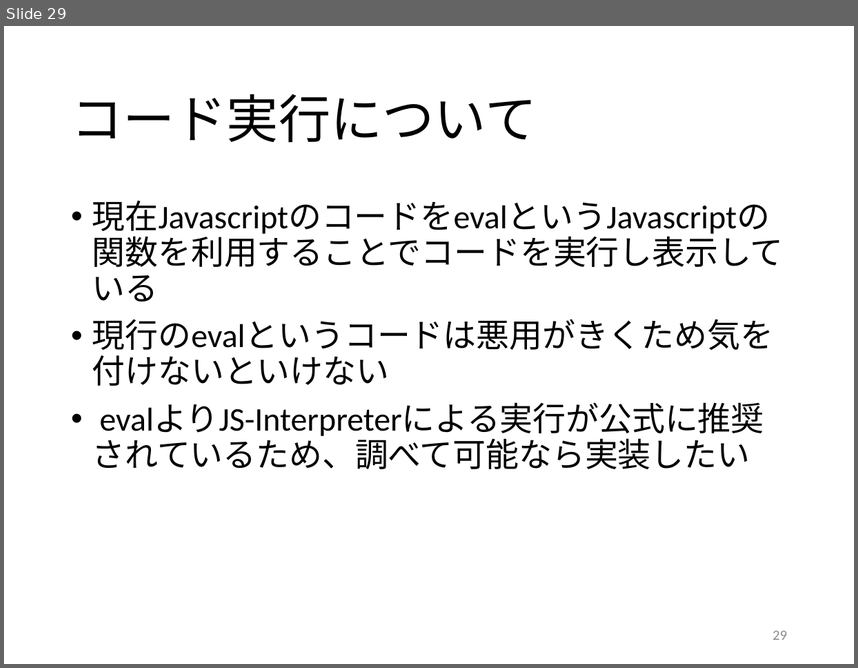
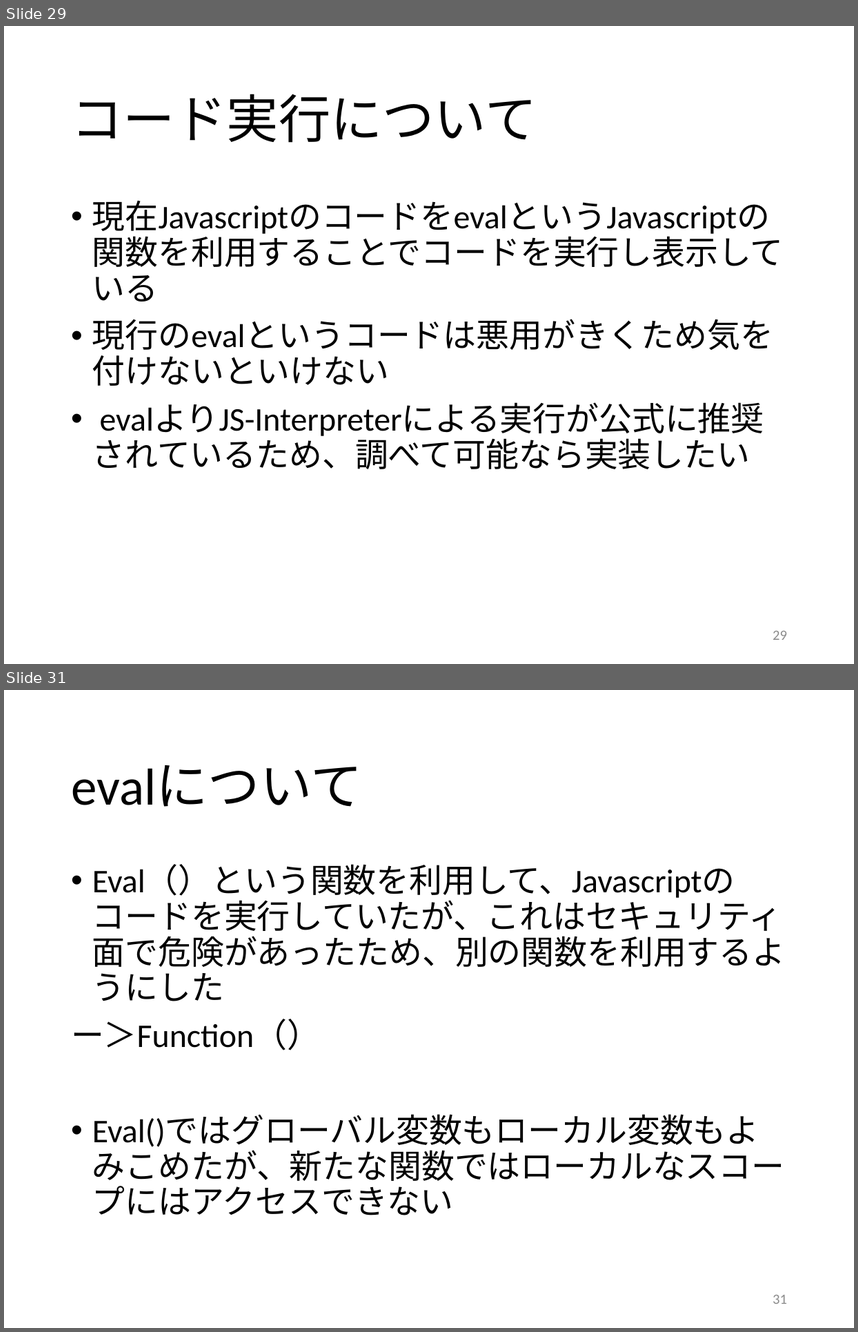
Before and after one commit to kait-takanolab/1821121-shimaoka-thesis, a slide deck: 1821121_shimaoka_sotsuken.pptx. Shown one above the other, each under a label of ours: slide 29 before the commit, slides 29 and 31 after it; the slides between them are not shown. The pictures are 858x668 and 858x1332 pixels, drawn with LibreOffice and Linux fonts; fonts in the diff are those of the drawing. Boxes give left, top, right and bottom in pixels: in the first picture for what was removed or moved away, otherwise in the second. Text is boxed around its words. In the diff, an @@ line names an element or a change of style, - is before the commit and + after.

```diff
--- a/1821121_shimaoka_sotsuken.pptx
+++ b/1821121_shimaoka_sotsuken.pptx
@@ slide 31 added at (4,690,854,1328), background #FFFFFF @@
@@ title added at (71,765,362,807), 44 pt, text #000000 @@
+evalについて
@@ text added at (71,865,786,1215), 28 pt, text #000000 @@
+• Eval（）という関数を利用して、Javascriptのコードを実行していたが、これはセキュリティ面で危険があったため、別の関数を利用するようにした
+ー＞Function（）
+• Eval()ではグローバル変数もローカル変数もよみこめたが、新たな関数ではローカルなスコープにはアクセスできない
@@ page number added at (773,1294,787,1303), 12 pt, text #8C8C8C @@
+31
```
Also in this commit, not shown: 2 slides changed, 8 other slides added.
